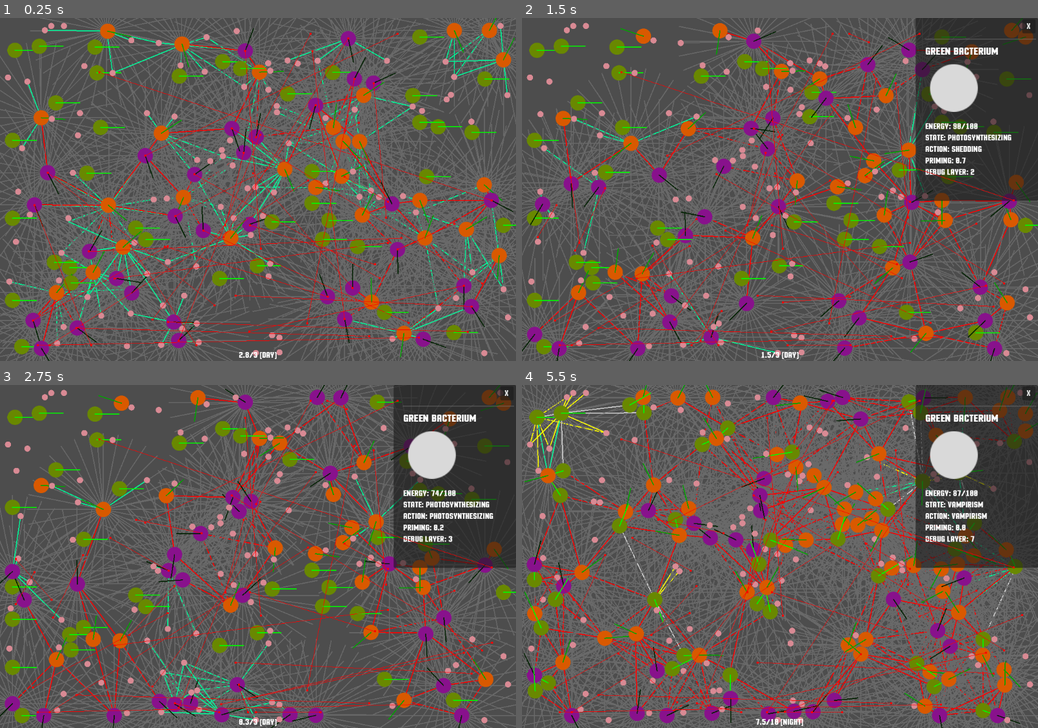
Above: before the commit, frames 1-4 (two rows, left to right).
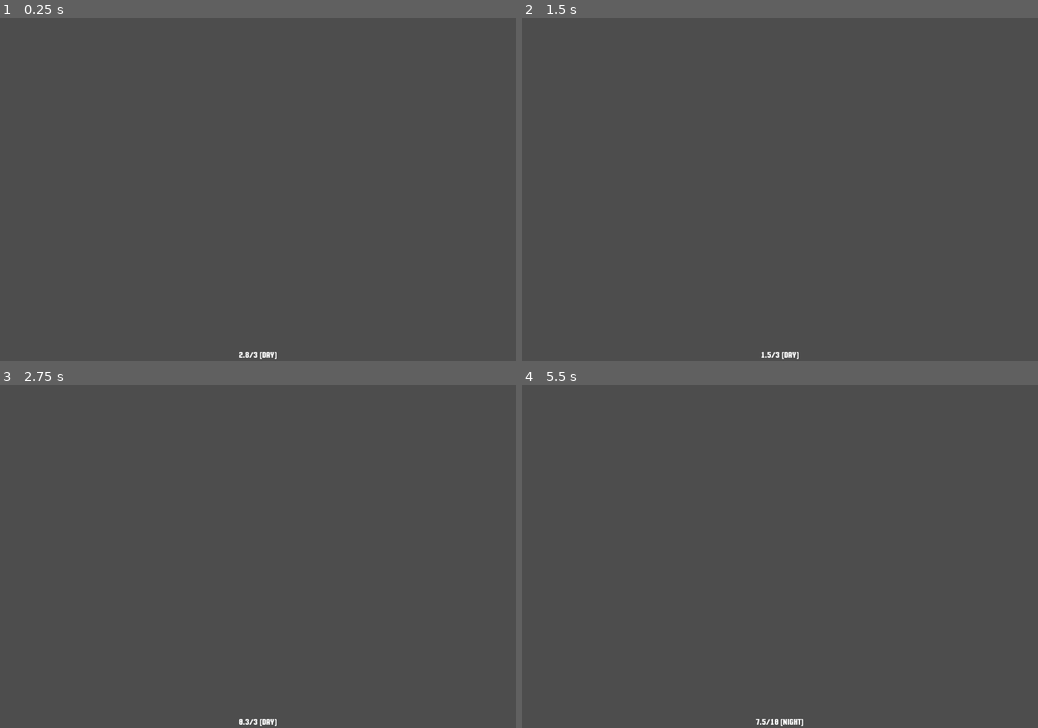
Above: after the commit, the same moments.

Repository: blekki/Bacteriostat
Game: Godot game, scene res://src/bacteriostat/bacteriostat.tscn
The game is run twice, just before and just after one commit, with the same random seed, the same clock (stepped at 60 frames per second) and the same inputs.
Inputs (mouse positions are in pixels of both pictures, inside the frame that each line leads up to):
- Up to frame 1 (0.25 s): no input
- Up to frame 2 (1.5 s): drag from (707, 196) to (852, 72) at 0.52 s; drag from (852, 72) to (594, 268) at 1.27 s
- Up to frame 3 (2.75 s): click (72, 635) at 2.17 s
- Up to frame 4 (5.5 s): drag from (712, 703) to (604, 628) at 2.77 s; drag from (996, 498) to (594, 635) at 3.52 s; drag from (558, 487) to (666, 669) at 4.27 s; move the mouse to (568, 467) at 5.02 s; click (568, 467) at 5.17 s

The runs differ from the first frame. In frame 1, 49% of the frame differs, in the area x 0-100%, y 0-100%; in frame 2, 44%; in frame 3, 42%; in frame 4, 60%.
Error after the commit: Parse Error: Identifier "collision" not declared in the current scope. (res://src/entity/entity.gd:47)

Commit message:
Rework collision physics:
Now after collision objects share momentum

Diff:
--- a/src/entity/entity.gd
+++ b/src/entity/entity.gd
@@ -44,12 +44,18 @@
 		velocity = Vector2.ZERO
 
 func _collision_fluence():
-	var collision: KinematicCollision2D
-	if get_slide_collision_count() > 0:
 		collision = get_slide_collision(0)
-	if collision:
-		# todo: fix unsync fluence
-		velocity += collision.get_normal() * (COLLISION_DEFLECTION)
+		var collision = get_slide_collision(0)
+		var collider  = collision.get_collider()
+		var normal    = collision.get_normal()
+
+		var v1  = self.velocity
+		var v2  = collision.get_collider_velocity()
+		var dot = (v1 + v2).dot(normal)
+
+		self.velocity += -dot * normal			# lose momentum
+		if collider is Entity:					# is moveble object
+			collider.velocity += dot * normal	# get momentum
 
 func get_obj_name() -> String:
 	return obj_name
